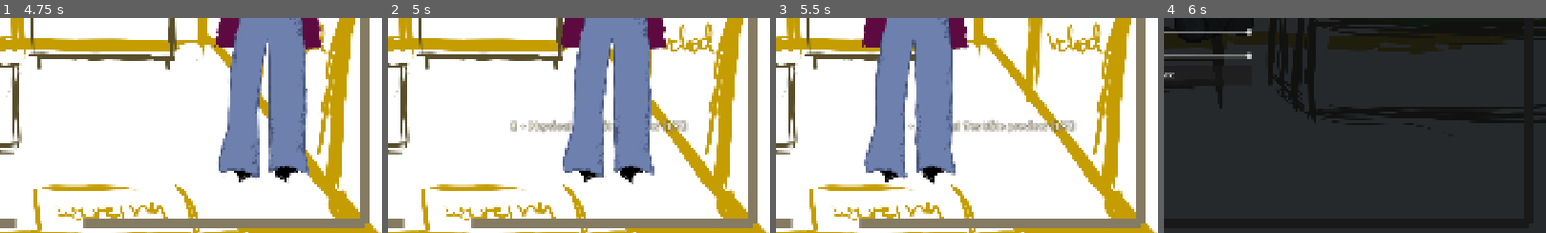
Above: before the commit, frames 1-4 (left to right).
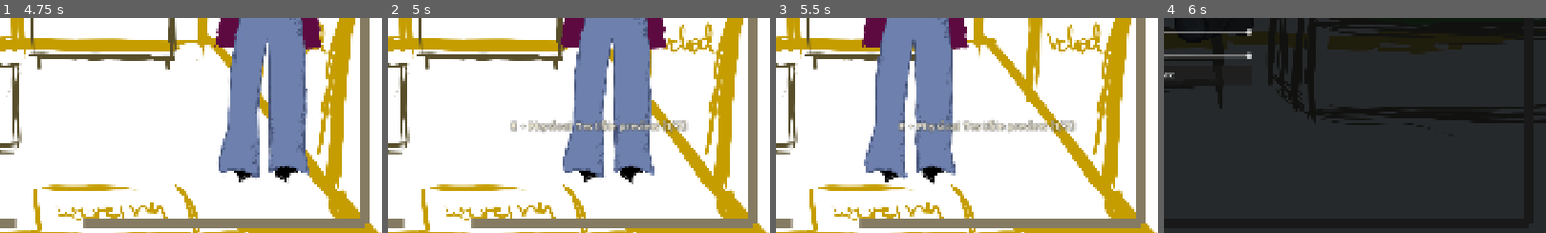
Above: after the commit, the same moments.

Repository: Sprotex/bechyne-game-jam-2026
Game: Godot game, scene res://scenes/root.tscn
Two runs of this game, one before a commit and one after it. Both use one fixed random seed, a clock stepped at 60 frames per second and the inputs below. Sound files missing from this copy of the repository are replaced by a short silence.
Inputs:
- Up to frame 1 (4.75 s): click "ENTER THE FIRST ROOM" at 0.5 s; tap E (interact) at 1.25, 2.75, 3.5, 4.25 s; hold D (move_right) 1.28-2.03 s; hold E (interact) 1.28-2.03 s; hold Escape (menu_back) 2.03-2.78 s; tap P (take_photo) at 2.1 s; hold D (move_right) 2.78-3.53 s; hold Space (toggle_music) 2.78-3.53 s; hold W (move_up) 3.53-4.28 s; tap Shift at 3.6 s; hold A (move_left) from 4.28 s (still down); hold E (interact) from 4.28 s (still down)
- Up to frame 2 (5 s): keep holding A (move_left); keep holding E (interact)
- Up to frame 3 (5.5 s): keep holding A (move_left); release E (interact) at 5.03 s; tap P (take_photo) at 5.1 s
- Up to frame 4 (6 s): release A (move_left) at 5.78 s; hold Escape (menu_back) from 5.78 s (still down); hold Space (toggle_music) from 5.78 s (still down)
The pictures show only the part of the screen within x 50-100%, y 48-98%; the shares and areas given below are measured in that part.

Frame 1 is identical in both runs. In frame 2, 0.5% of the frame differs, in the area x 49-69%, y 47-53%; in frame 3, 0.4%; in frame 4, nothing differs.

Commit message:
Keep interaction hints above level objects

Diff:
--- a/scripts/message_preview_interactor.gd
+++ b/scripts/message_preview_interactor.gd
@@ -60,6 +60,8 @@
 
 func _build_hint() -> void:
 	hint = Label.new()
+	hint.z_index = 4096
+	hint.z_as_relative = false
 	hint.position = Vector2(-90, -55)
 	hint.add_theme_color_override("font_color", Color("#fff8df"))
 	hint.add_theme_color_override("font_outline_color", Color.BLACK)
--- a/scripts/persistent_pickup.gd
+++ b/scripts/persistent_pickup.gd
@@ -16,6 +16,8 @@
 	body_entered.connect(_on_body_entered)
 	body_exited.connect(_on_body_exited)
 	hint = Label.new()
+	hint.z_index = 4096
+	hint.z_as_relative = false
 	hint.position = Vector2(-60, -48)
 	hint.add_theme_color_override("font_color", Color("#fff8df"))
 	hint.add_theme_color_override("font_outline_color", Color.BLACK)
--- a/scripts/test_interactor.gd
+++ b/scripts/test_interactor.gd
@@ -36,6 +36,8 @@
 
 func _build_hint() -> void:
 	hint = Label.new()
+	hint.z_index = 4096
+	hint.z_as_relative = false
 	hint.text = "%s  Interact" % InputPrompts.action_label(&"interact")
 	hint.position = Vector2(-48, -55)
 	hint.add_theme_color_override("font_color", Color("#fff8df"))
